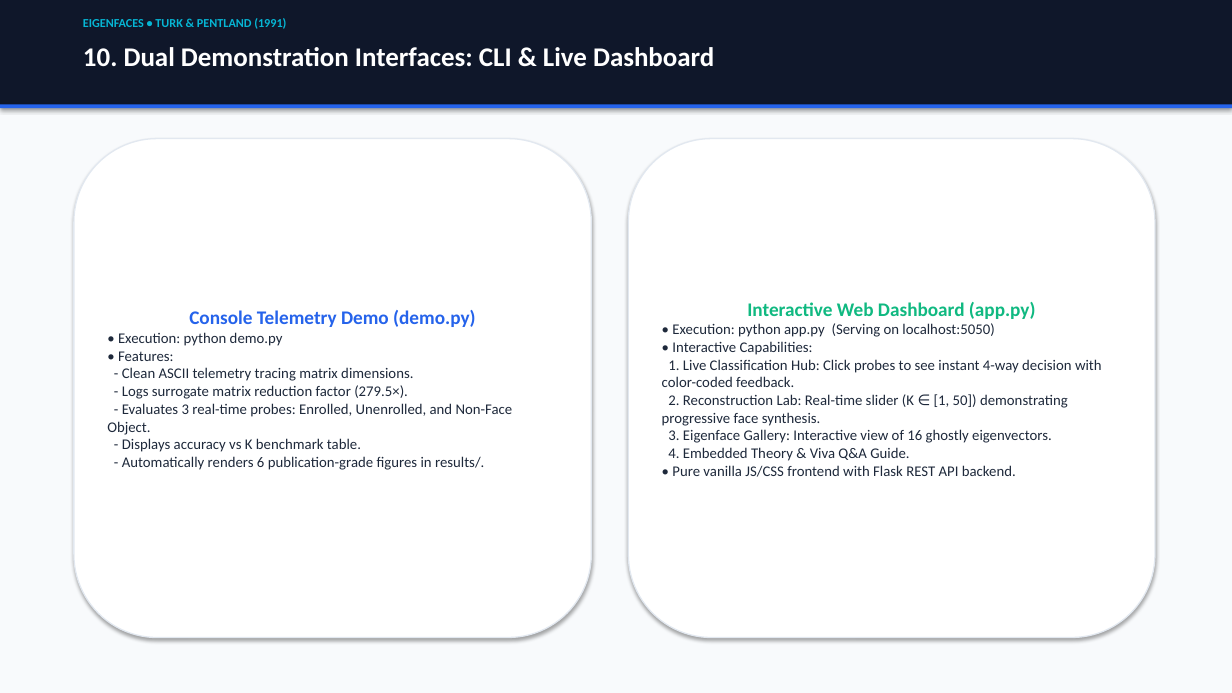
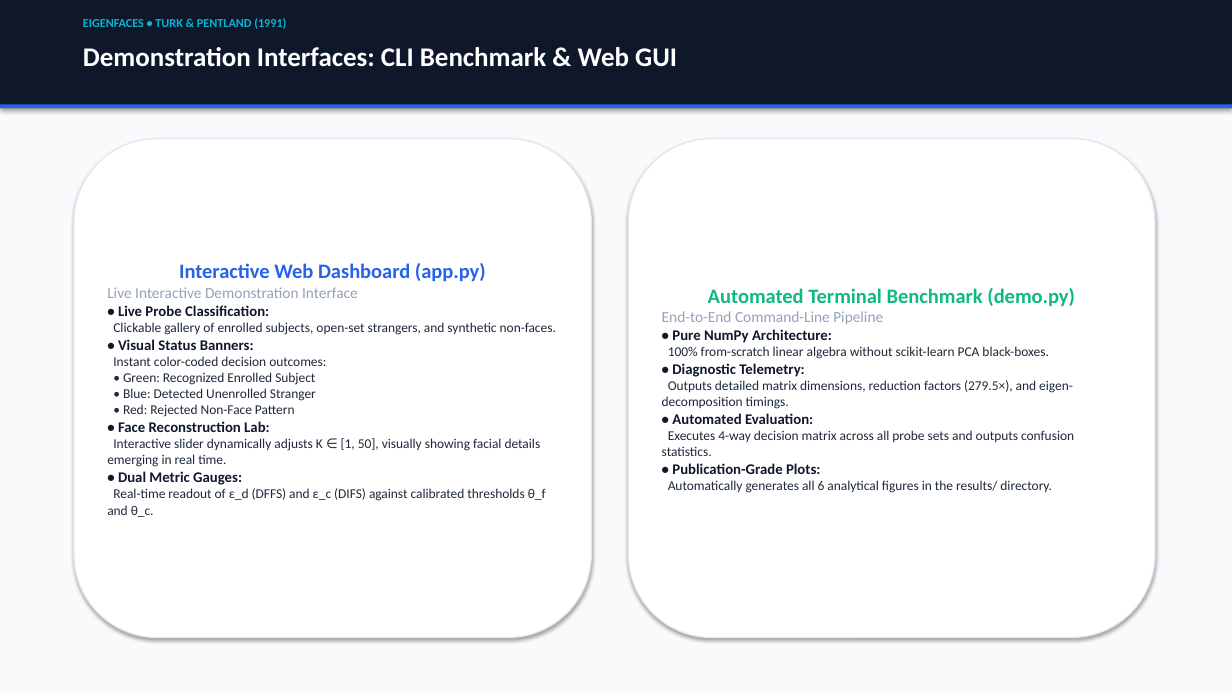
Before and after one commit to shashank-emty/Eigen-faces, a slide deck: slide 12 of EigenFaces_Presentation.pptx (slide 11 before the commit). Drawn at 1232x693 pixels with LibreOffice and Linux fonts; fonts in the diff are those of the drawing. Boxes give left, top, right and bottom in pixels: in the first picture for what was removed or moved away, otherwise in the second. Text is boxed around its words. In the diff, an @@ line names an element or a change of style, - is before the commit and + after.

```diff
--- a/EigenFaces_Presentation.pptx
+++ b/EigenFaces_Presentation.pptx
@@ text at <box>83,47,677,67</box>: text changed @@
-10. Dual Demonstration Interfaces: CLI & Live Dashboard
+Demonstration Interfaces: CLI Benchmark & Web GUI
@@ text in rounded rectangle at <box>107,263,556,517</box>: text changed; size 11.5 to 10.5 pt @@
-Console Telemetry Demo (demo.py)
-• Execution: python demo.py
-• Features:
-- Clean ASCII telemetry tracing matrix dimensions.
-- Logs surrogate matrix reduction factor (279.5×).
-- Evaluates 3 real-time probes: Enrolled, Unenrolled, and Non-Face Object.
-- Displays accuracy vs K benchmark table.
-- Automatically renders 6 publication-grade figures in results/.
+Interactive Web Dashboard (app.py)
+Live Interactive Demonstration Interface
+• Live Probe Classification:
+Clickable gallery of enrolled subjects, open-set strangers, and synthetic non-faces.
+• Visual Status Banners:
+Instant color-coded decision outcomes:
+• Green: Recognized Enrolled Subject
+• Blue: Detected Unenrolled Stranger
+• Red: Rejected Non-Face Pattern
+• Face Reconstruction Lab:
+Interactive slider dynamically adjusts K ∈ [1, 50], visually showing facial details emerging in real time.
+• Dual Metric Gauges:
+Real-time readout of ε_d (DFFS) and ε_c (DIFS) against calibrated thresholds θ_f and θ_c.
@@ text in rounded rectangle at <box>662,288,1075,493</box>: text changed; size 11.5 to 10.5 pt @@
-Interactive Web Dashboard (app.py)
-• Execution: python app.py (Serving on localhost:5050)
-• Interactive Capabilities:
-1. Live Classification Hub: Click probes to see instant 4-way decision with color-coded feedback.
-2. Reconstruction Lab: Real-time slider (K ∈ [1, 50]) demonstrating progressive face synthesis.
-3. Eigenface Gallery: Interactive view of 16 ghostly eigenvectors.
-4. Embedded Theory & Viva Q&A Guide.
-• Pure vanilla JS/CSS frontend with Flask REST API backend.
+Automated Terminal Benchmark (demo.py)
+End-to-End Command-Line Pipeline
+• Pure NumPy Architecture:
+100% from-scratch linear algebra without scikit-learn PCA black-boxes.
+• Diagnostic Telemetry:
+Outputs detailed matrix dimensions, reduction factors (279.5×), and eigen-decomposition timings.
+• Automated Evaluation:
+Executes 4-way decision matrix across all probe sets and outputs confusion statistics.
+• Publication-Grade Plots:
+Automatically generates all 6 analytical figures in the results/ directory.
```
Also in this commit, not shown: 5 other slides changed, 7 slides added, 7 slides removed, 13 other files.
